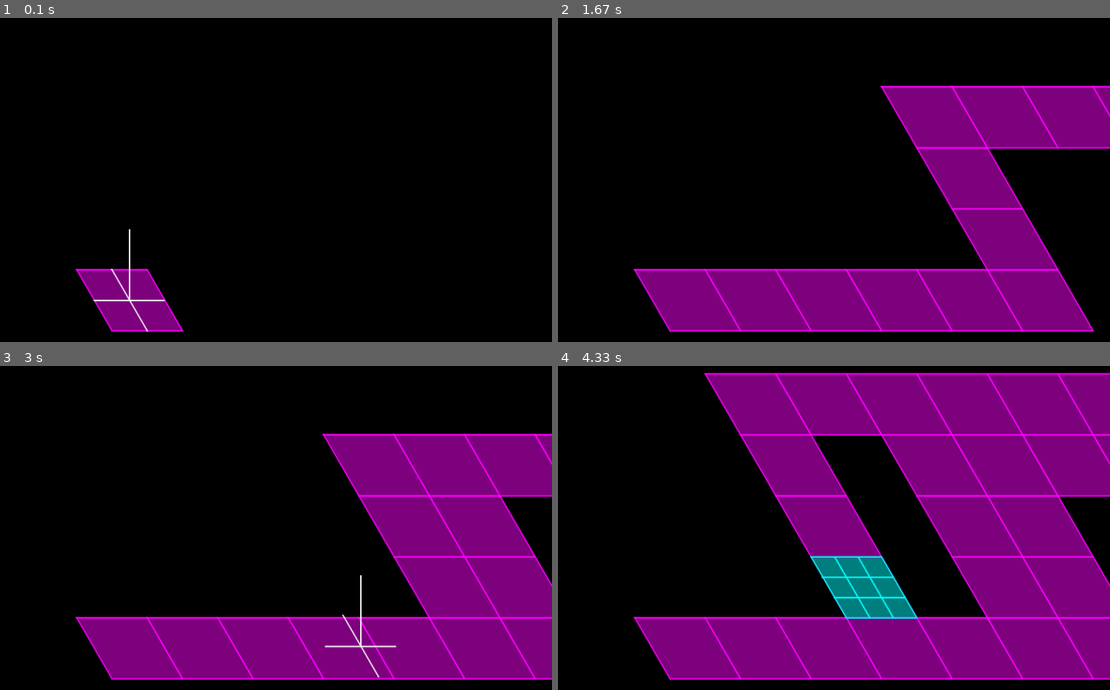
Above: before the commit, frames 1-4 (two rows, left to right).
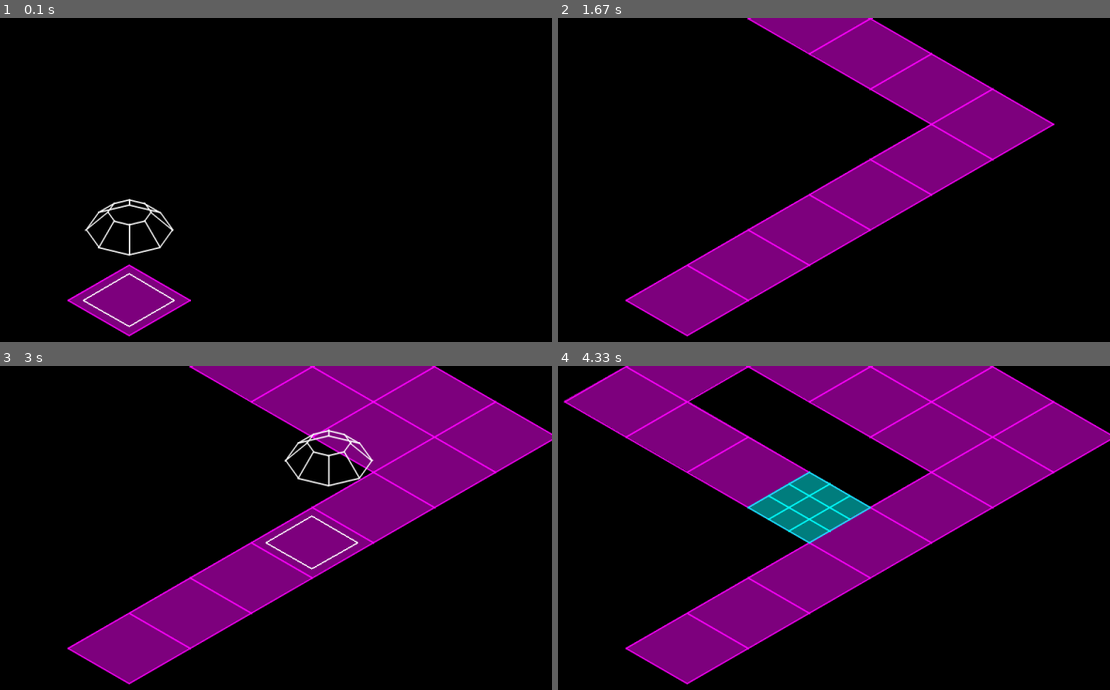
Above: after the commit, the same moments.

Repository: MathewKJ2048/pygame-jam-spring-2025
Game: pygame game, started from src/main.py
The game is run twice, just before and just after one commit, with the same random seed, the same clock (stepped at 60 frames per second) and the same inputs.
Inputs:
- Up to frame 1 (0.1 s): no input
- Up to frame 2 (1.67 s): hold Right 0.33-0.8 s; hold Up 0.83-1.13 s; hold Right 1.17-1.63 s
- Up to frame 3 (3 s): hold Left 1.67-2.2 s; tap S at 1.82 s; hold Down 2.23-2.53 s; hold Left 2.57-2.97 s
- Up to frame 4 (4.33 s): hold Up 3-3.37 s; tap S at 3.15 s; hold Right 3.4-4.03 s

The runs differ from the first frame. In frame 1, 2.3% of the frame differs, in the area x 12-35%, y 55-99%; in frame 2, 33%; in frame 3, 43%; in frame 4, 52%, in the area x 1-100%, y 0-99%.

Commit message:
added selection and builder

Diff:
--- a/src/builder.py
+++ b/src/builder.py
@@ -7,3 +7,10 @@
 		self.v = Vector2(0,0)
 	def evolve(self,dt):
 		self.r+=self.v*self.size()*dt
+	def get_lines(self):
+		n = 8
+		BASE = [unit_vector3(t*math.pi*2/n) for t in range(n)]
+		L1 = [b/2 + K3 for b in BASE]
+		L2 = [b/4 + K3 + K3/4 for b in BASE]
+		panel_lines = [(L1[i],L2[i]) for i in range(len(L1))]
+		return make_pair_list(L1)+make_pair_list(L2)+panel_lines
--- a/src/conf.py
+++ b/src/conf.py
@@ -43,6 +43,9 @@
 def unit_vector(theta):
 	return math.cos(theta)*I + math.sin(theta)*J
 
+def unit_vector3(theta):
+	return math.cos(theta)*I3 + math.sin(theta)*J3
+
 def make_pair_list(base_list):
 	pair_list = []
 	for i in range(len(base_list)):
--- a/src/game.py
+++ b/src/game.py
@@ -10,7 +10,7 @@
 		self.objects = []
 		self.running = True
 		self.camera = Vector2(0,0)
-		self.camera_angle = math.pi/6 * 0
+		self.camera_angle = math.pi/6
 		self.scale = 1
 		self.builder = Builder()
 
--- a/src/render.py
+++ b/src/render.py
@@ -27,16 +27,21 @@
 	for pp in point_pairs:
 		pygame.draw.aaline(surface,o.get_color(),pp[0],pp[1],width=o.get_width())
 
-def render_surface_base(surface,s,game):
+def render_space_base(surface,s,game):
 	points = [project3(Vector3(s.r.x,s.r.y,0)+t[0]*s.size(),game) for t in s.get_lines()]
 	pygame.draw.polygon(surface,darken(s.get_color(),0.5),points)
-
-def render_space(surface,s,game):
-	render_object(surface,s,game)
 
 
 def render_builder(surface,b,game):
 	render_object(surface, game.builder, game)
+
+def render_selection_plate(surface,b,game):
+	if not b.parent:
+		return
+	s = b.parent
+	points = [project3(Vector3(s.r.x,s.r.y,0)+t[0]*s.size()*3/4,game) for t in s.get_lines()]
+	pygame.draw.polygon(surface,WHITE,points,width=2)
+
 
 
 def render(game):
@@ -46,8 +51,10 @@
 		return s.level
 	game.spaces.sort(key=key)
 	for s in game.spaces:
-		render_surface_base(surface,s,game)
+		render_space_base(surface,s,game)
+
 	for s in game.spaces:
-		render_space(surface,s,game)
+		render_object(surface,s,game)
+	render_selection_plate(surface,game.builder,game)
 	render_builder(surface, game.builder, game)
 	return surface
